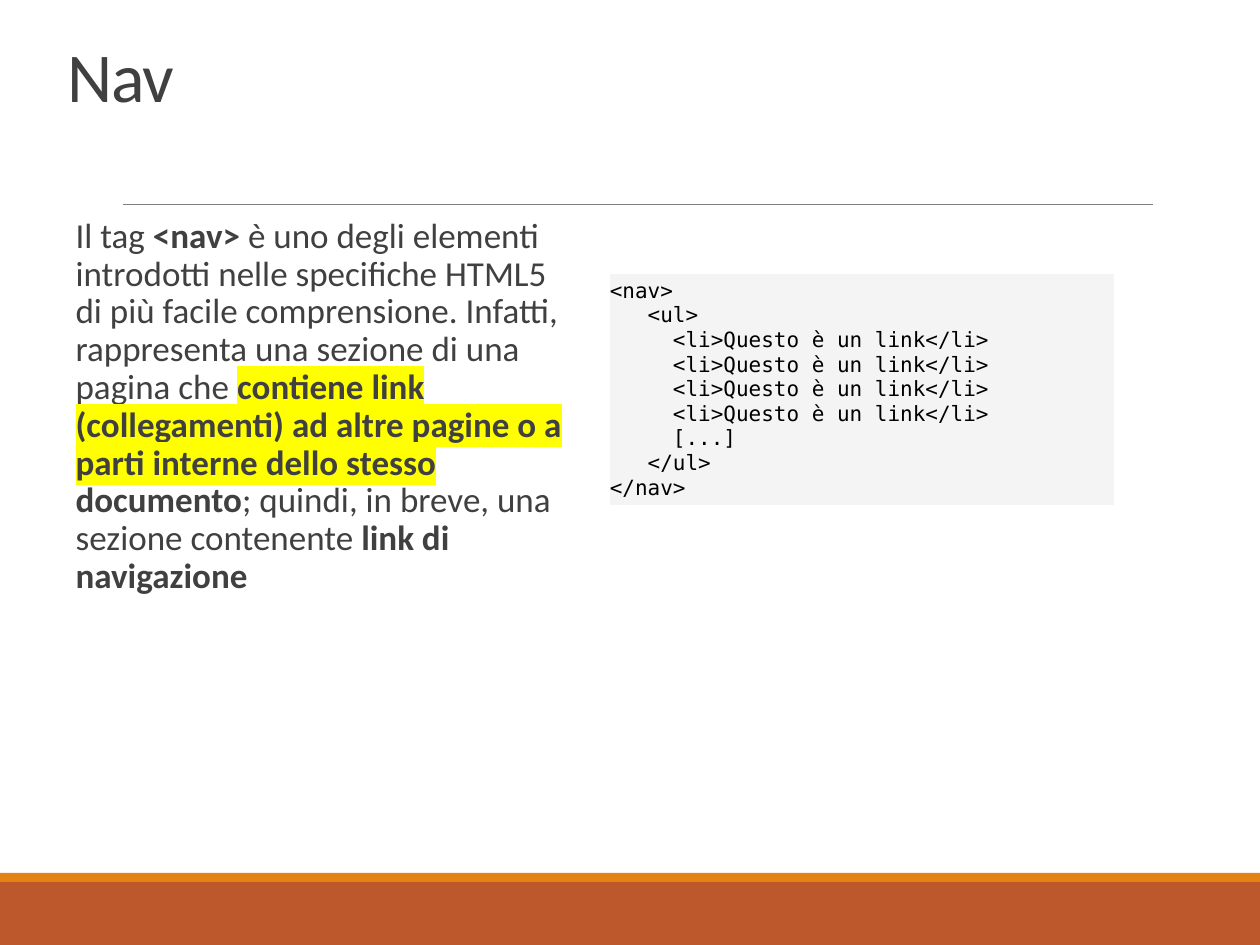
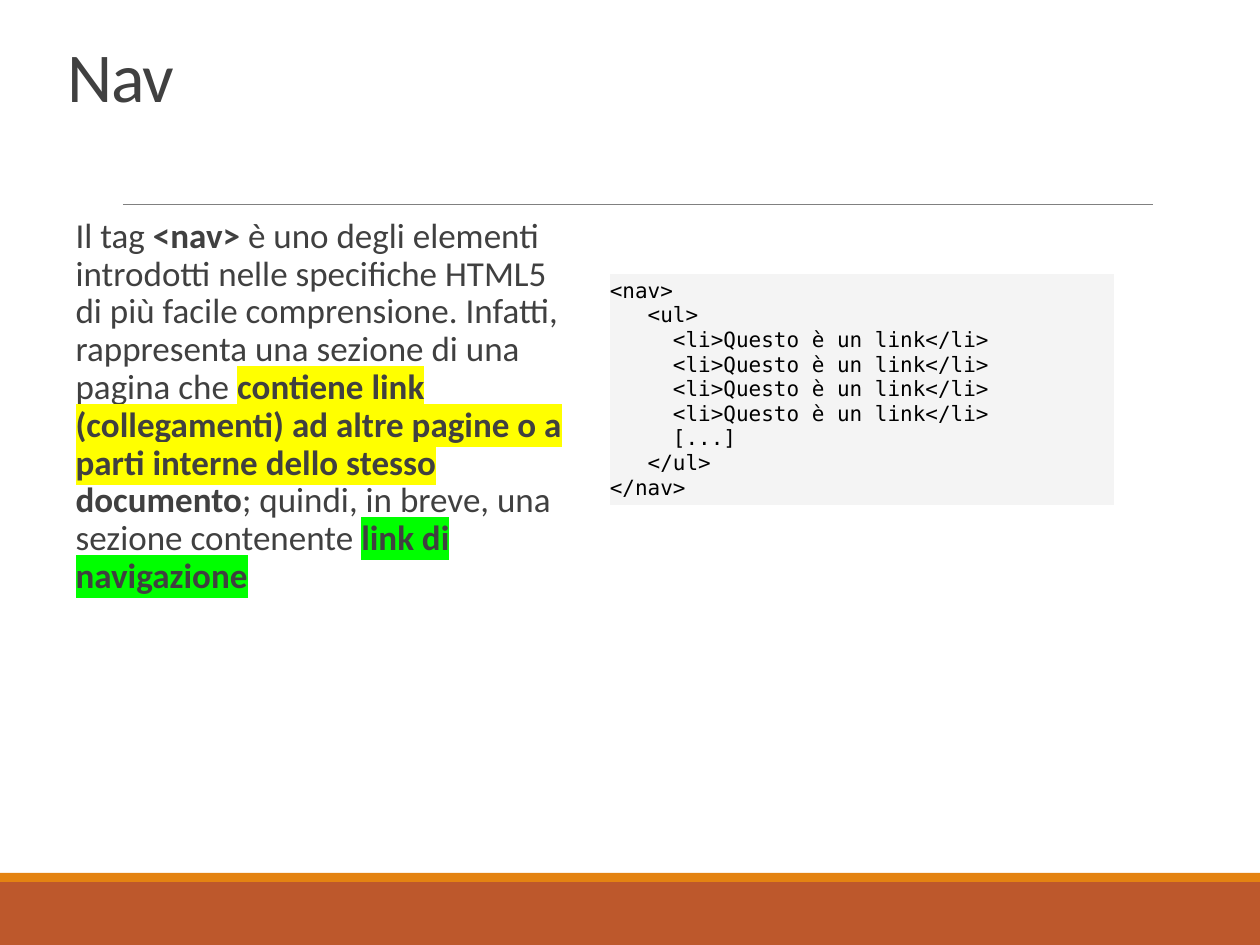
Before and after one commit to docentemaurocasadei/corso-magento-html-css, a slide deck: slide 125 of HTML5.pptx. Drawn at 1260x945 pixels with LibreOffice and Linux fonts; fonts in the diff are those of the drawing. Boxes give left, top, right and bottom in pixels: in the first picture for what was removed or moved away, otherwise in the second. Text is boxed around its words. In the diff, an @@ line names an element or a change of style, - is before the commit and + after.

Commit message:
lezione 4 - html

```diff
--- a/HTML5.pptx
+++ b/HTML5.pptx
@@ text "Il tag <nav> è uno ..." at [76, 223, 561, 594]: highlight none to #00FF00 in "link di navigazione" @@
```
Also in this commit, not shown: 5 other slides changed, 1 slide added, 2 other files.
